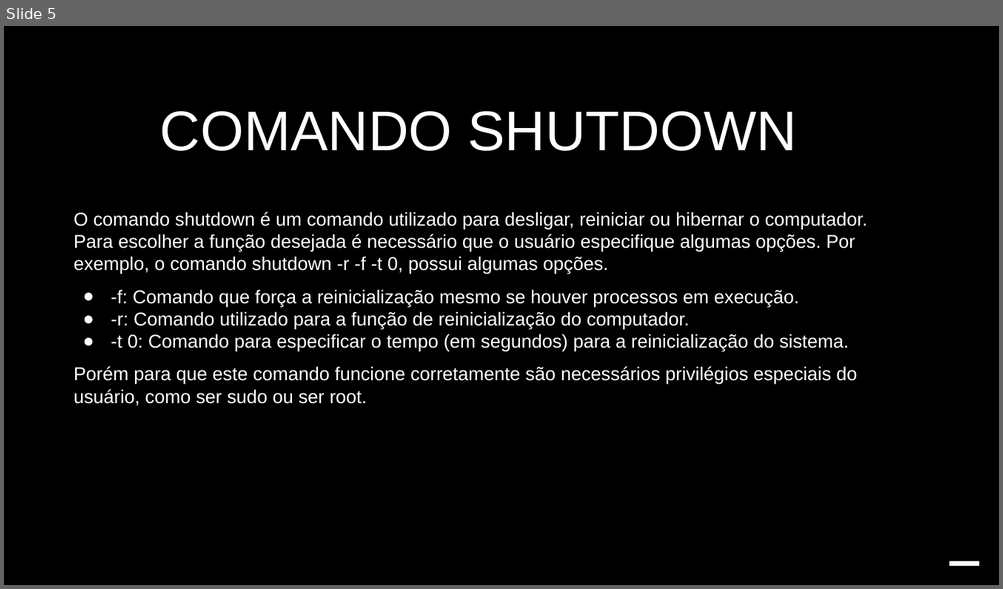
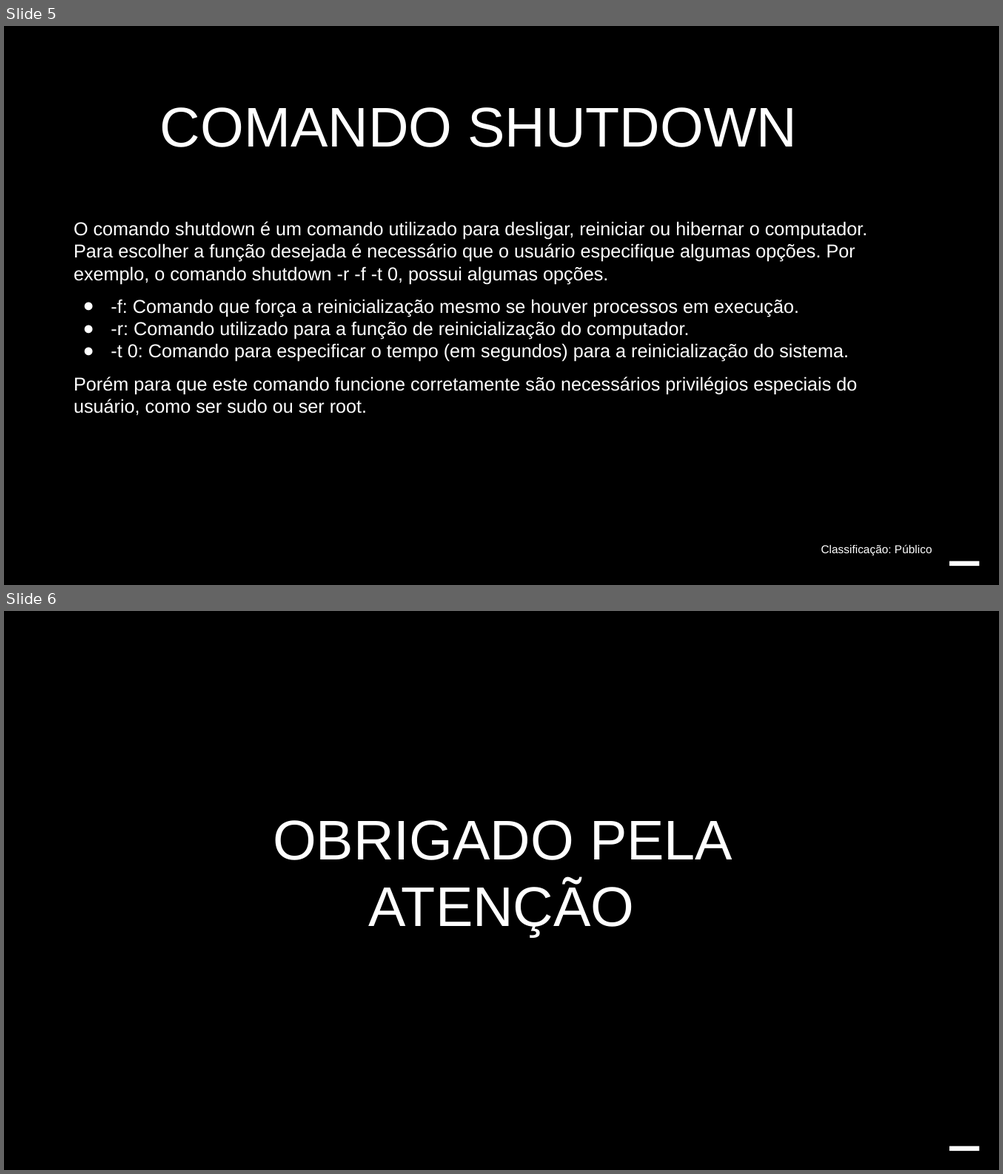
Before and after one commit to IHBuzatto/Atividades, a slide deck: Luiz e Igor.pptx. Shown one above the other, each under a label of ours: slide 5 before the commit, slides 5 and 6 after it. The pictures are 1003x589 and 1003x1174 pixels, drawn with LibreOffice and Linux fonts; fonts in the diff are those of the drawing; background and template pictures are left out. Boxes give left, top, right and bottom in pixels: in the first picture for what was removed or moved away, otherwise in the second. Text is boxed around its words. In the diff, an @@ line names an element or a change of style, - is before the commit and + after.

```diff
--- a/Luiz e Igor.pptx
+++ b/Luiz e Igor.pptx
@@ slide 6 added at [4, 611, 999, 1170], background #FFFFFF; not listed: 2 template elements that a slide beside it also shows @@
@@ text added at [273, 820, 732, 937], 54 pt, text #FFFFFF @@
+OBRIGADO PELA ATENÇÃO
@@ slide 5 changed as well @@
@@ text "COMANDO SHUTDOWN": place and size @@
-text "COMANDO SHUTDOWN" at [160, 111, 797, 151]
+text "COMANDO SHUTDOWN" at [160, 107, 797, 147]
@@ text "O comando shutdown é um ...": place and size @@
-text "O comando shutdown é um ..." at [74, 212, 868, 406]
+text "O comando shutdown é um ..." at [74, 221, 868, 416]
@@ text added at [821, 545, 932, 557], 11 pt, text #FFFFFF @@
+Classificação: Público
```
Also in this commit, not shown: 4 other slides changed, 1 slide removed, 1 other file.
